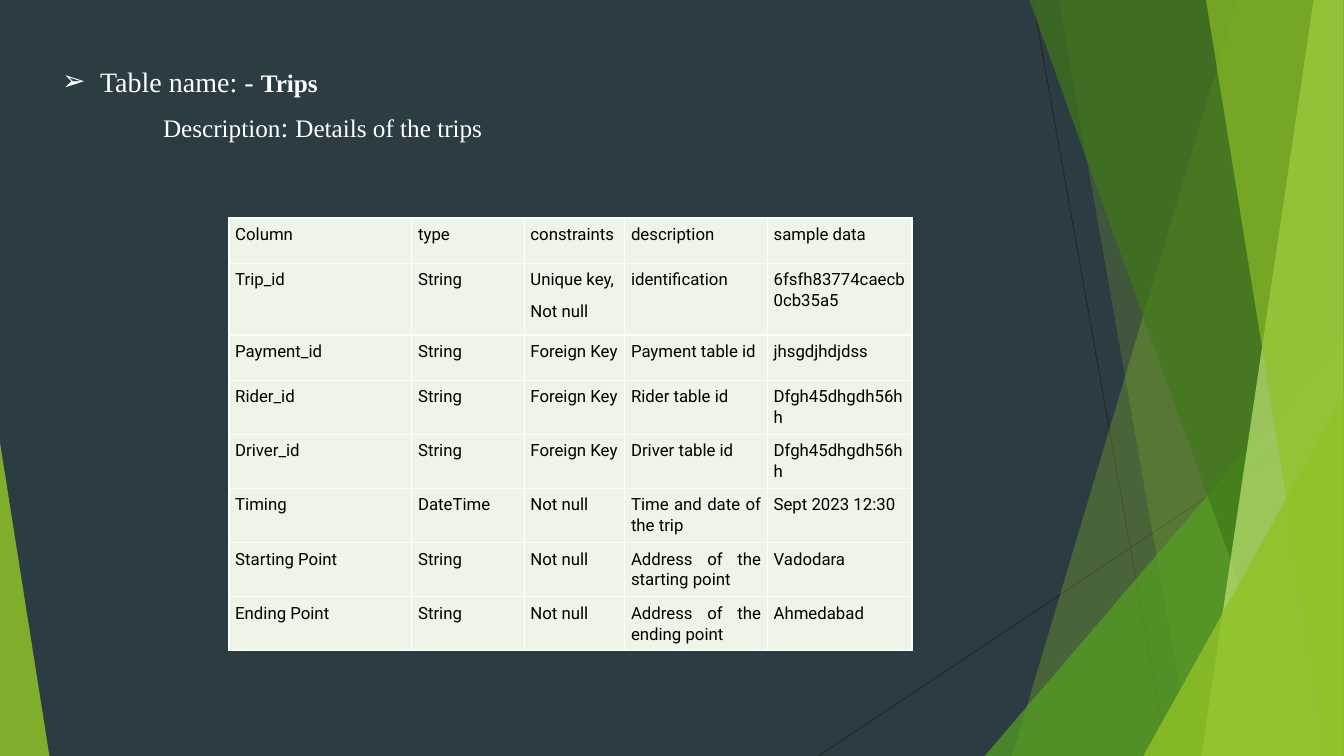
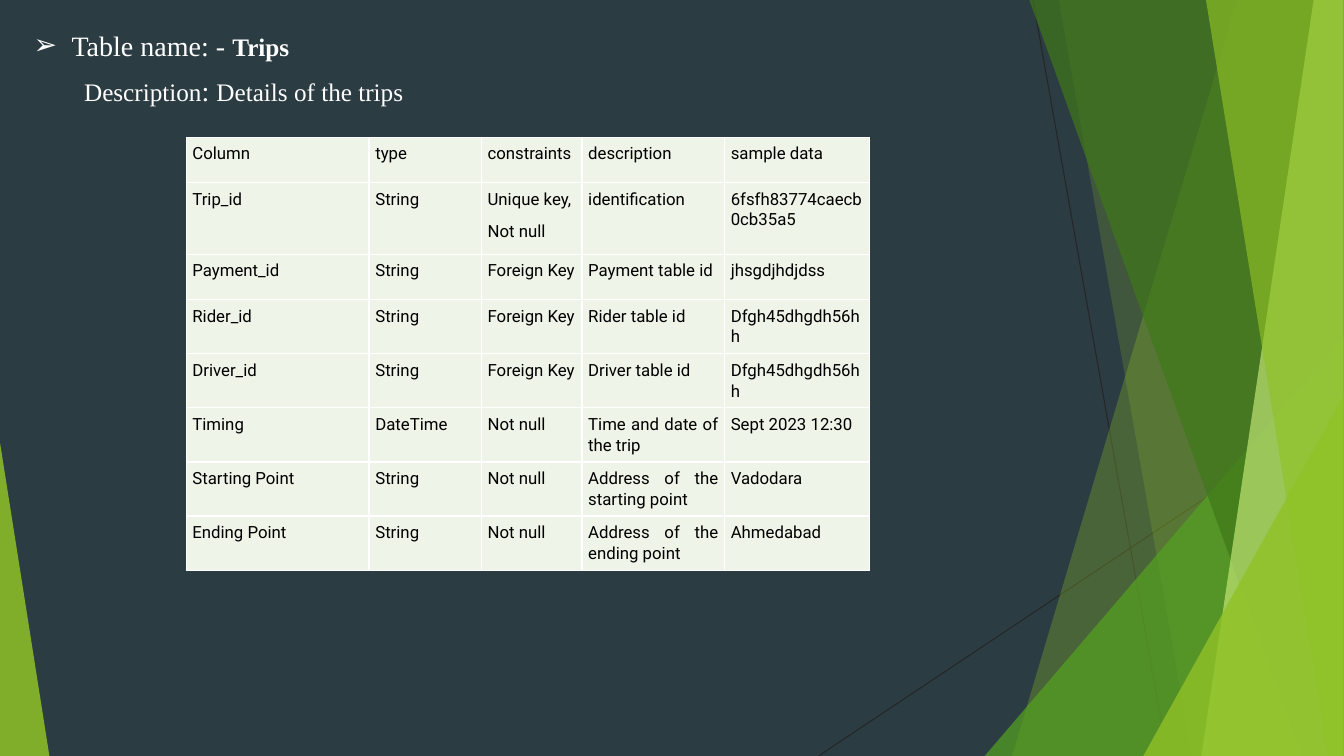
Before and after one commit to AmanPuthawala/UBERCLONE, a slide deck: slide 29 of materials/Uberclone.pptx (slide 25 before the commit). Drawn at 1344x756 pixels with LibreOffice and Linux fonts; fonts in the diff are those of the drawing. Boxes give left, top, right and bottom in pixels: in the first picture for what was removed or moved away, otherwise in the second. Text is boxed around its words. In the diff, an @@ line names an element or a change of style, - is before the commit and + after.

```diff
--- a/materials/Uberclone.pptx
+++ b/materials/Uberclone.pptx
@@ text "Table name: - Trips" moved from (x1=100, y1=72, x2=482, y2=143) to (x1=72, y1=36, x2=403, y2=107) @@
@@ text at (x1=84, y1=83, x2=403, y2=107): list level 3 to 1 in "Description: Details of the trips" @@
@@ table moved from (x1=229, y1=218, x2=910, y2=648) to (x1=187, y1=137, x2=868, y2=567) @@
```
Also in this commit, not shown: 15 other slides changed, 14 slides added, 10 slides removed.
